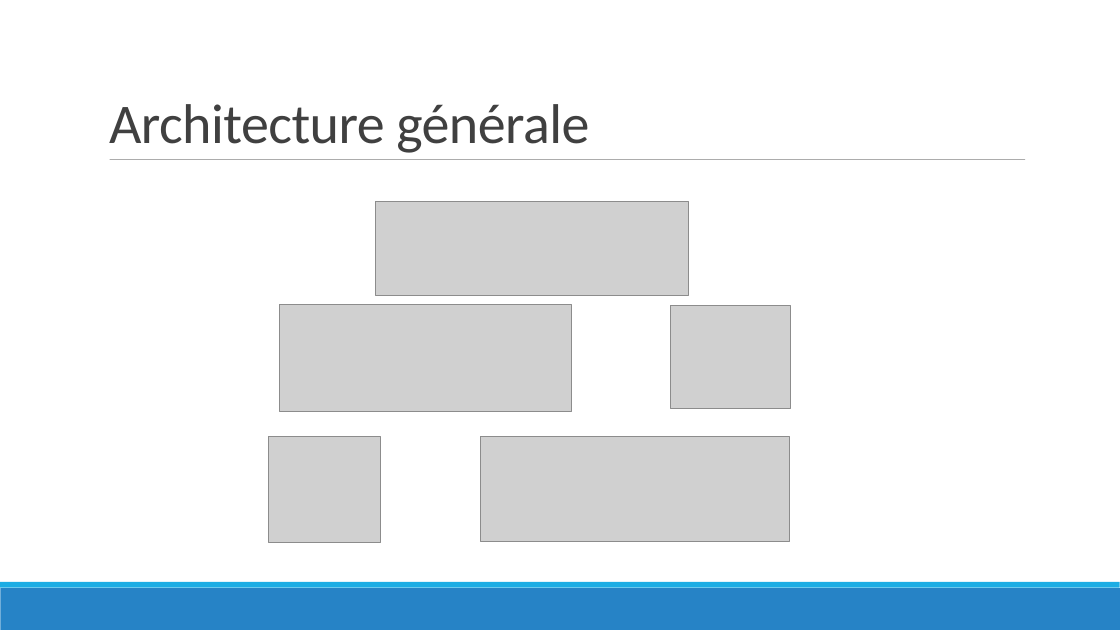
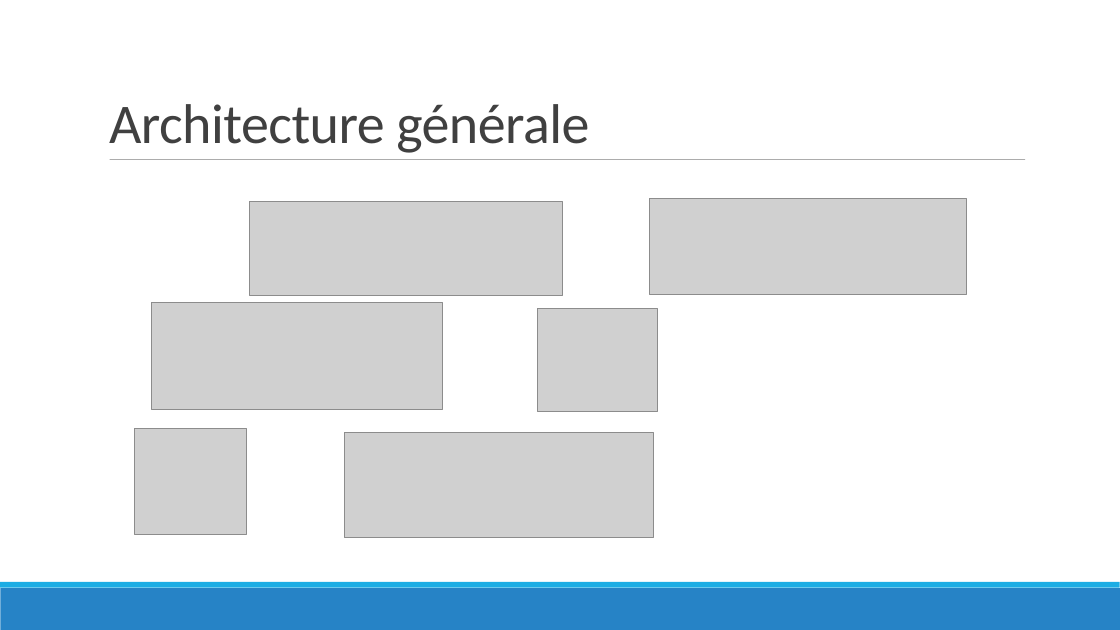
Before and after one commit to cenotapHe/GrandPy-Bot, a slide deck: slide 7 of livrable/Presentation P7 - Creez GrandPy-Bot, le papy robot.odp. Drawn at 1120x630 pixels with LibreOffice and Linux fonts; fonts in the diff are those of the drawing; grey boxes stand for pictures. Boxes give left, top, right and bottom in pixels: in the first picture for what was removed or moved away, otherwise in the second. Text is boxed around its words. In the diff, an @@ line names an element or a change of style, - is before the commit and + after.

```diff
--- a/livrable/Presentation P7 - Creez GrandPy-Bot, le papy robot.odp
+++ b/livrable/Presentation P7 - Creez GrandPy-Bot, le papy robot.odp
@@ picture: place and size @@
-picture at [376, 202, 689, 295]
+picture at [250, 202, 563, 295]
@@ picture added at [649, 199, 966, 294] @@
@@ picture: place and size @@
-picture at [280, 305, 571, 412]
+picture at [151, 302, 443, 409]
@@ picture: place and size @@
-picture at [670, 305, 791, 408]
+picture at [538, 308, 658, 412]
@@ picture: place and size @@
-picture at [269, 437, 381, 543]
+picture at [134, 429, 246, 534]
@@ picture: place and size @@
-picture at [481, 437, 790, 542]
+picture at [344, 433, 654, 538]
```
Also in this commit, not shown: 2 other slides changed, 1 slide added, 1 other file.
